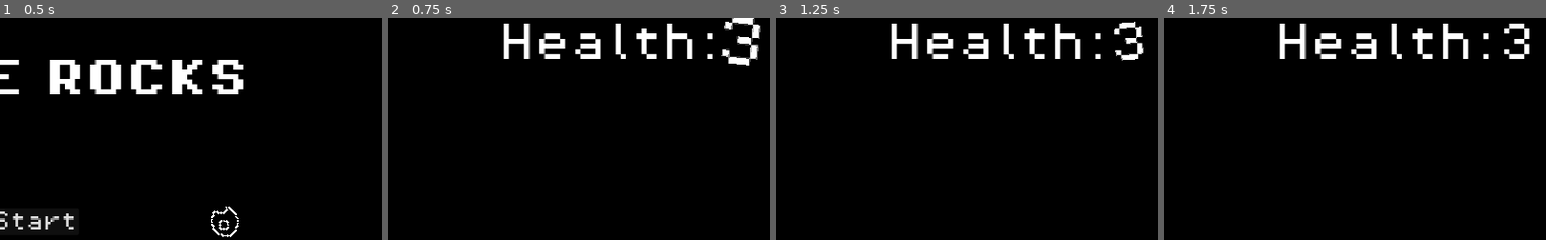
Above: before the commit, frames 1-4 (left to right).
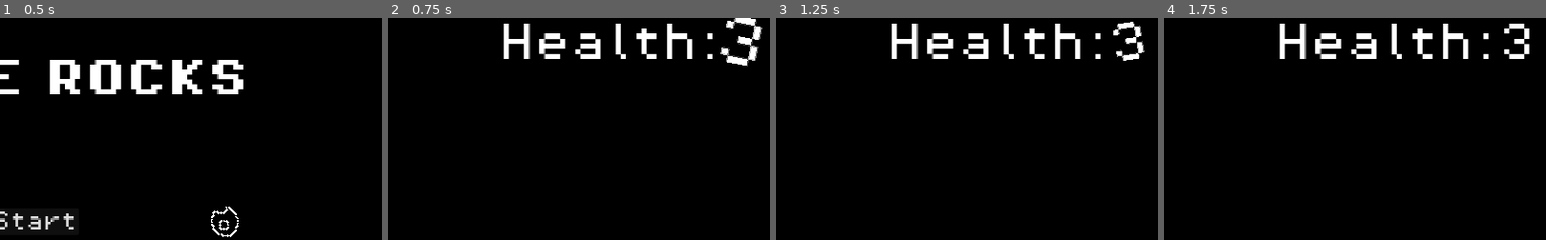
Above: after the commit, the same moments.

Repository: Cryatonic/asteroids-clone
Game: Godot game, scene res://scenes/title_screen.tscn
Two runs of this game, one before a commit and one after it. Both use one fixed random seed, a clock stepped at 60 frames per second and the inputs below.
Inputs (mouse positions are % of the whole screen's width and height, from its top left):
- Up to frame 1 (0.5 s): no input
- Up to frame 2 (0.75 s): click "Start" at 0.5 s
- Up to frame 3 (1.25 s): no input
- Up to frame 4 (1.75 s): move the mouse to (72, 45) at 1.27 s; hold D (right_turn) from 1.28 s (still down); hold C (data) from 1.28 s (still down)
The pictures show only the part of the screen within x 46-96%, y 0-50%; the shares and areas given below are measured in that part.

Frame 1 is identical in both runs. In frame 2, 0.5% of the frame differs, in the area x 87-98%, y 0-22%; in frame 3, 0.2%; in frame 4, nothing differs.

Commit message:
Update hud.gd

Diff:
--- a/scripts/hud.gd
+++ b/scripts/hud.gd
@@ -27,10 +27,10 @@
 	health_size_tween.tween_property(health_amount, "scale", Vector2.ONE, 0.5)
 
 	reset_tween(health_jiggle_tween)
-	health_jiggle_tween.tween_property(health_amount, "rotation", PI / 18, 0.15)
-	health_jiggle_tween.tween_property(health_amount, "rotation", -PI / 18, 0.15)
-	health_jiggle_tween.tween_property(health_amount, "rotation", PI / 18, 0.15)
-	health_jiggle_tween.tween_property(health_amount, "rotation", -PI / 18, 0.15)
+	health_jiggle_tween.tween_property(health_amount, "rotation", PI / 9, 0.15)
+	health_jiggle_tween.tween_property(health_amount, "rotation", -PI / 9, 0.15)
+	health_jiggle_tween.tween_property(health_amount, "rotation", PI / 9, 0.15)
+	health_jiggle_tween.tween_property(health_amount, "rotation", -PI / 9, 0.15)
 	health_jiggle_tween.tween_property(health_amount, "rotation", 0, 0.15)
 
 func update_hud_score(score : int, points : int):
